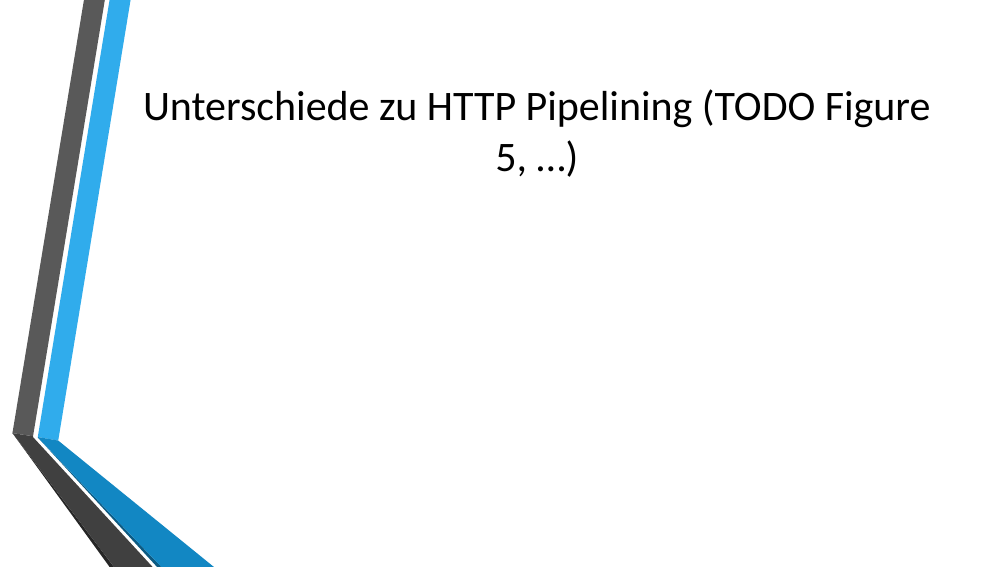
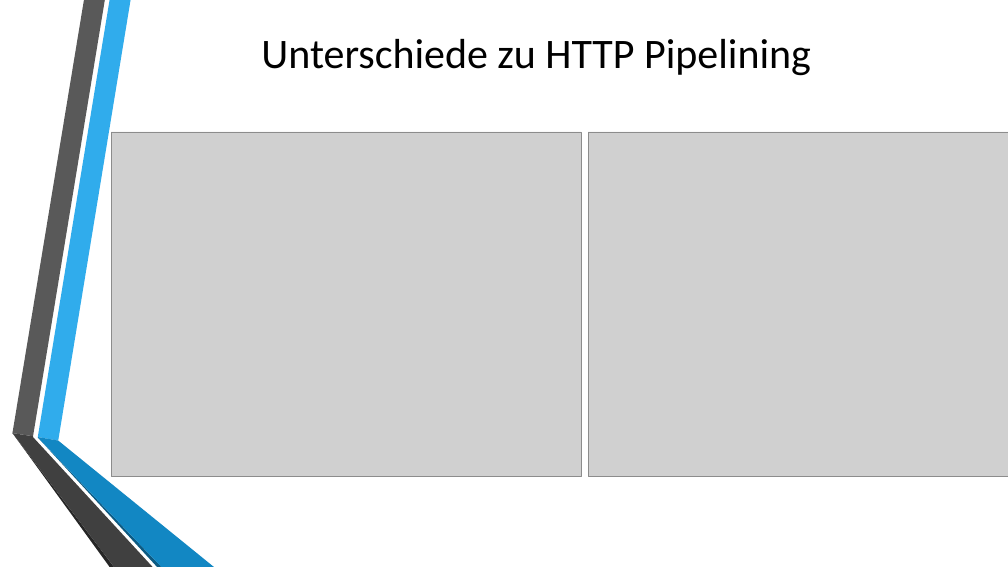
Before and after one commit to autarchprinceps/Reactive-Load-Generator, a slide deck: slide 9 of research/Präsentation.pptx. Drawn at 1008x567 pixels with LibreOffice and Linux fonts; fonts in the diff are those of the drawing; grey boxes stand for pictures; background and template pictures are left out. Boxes give left, top, right and bottom in pixels: in the first picture for what was removed or moved away, otherwise in the second. Text is boxed around its words. In the diff, an @@ line names an element or a change of style, - is before the commit and + after.

```diff
--- a/research/Präsentation.pptx
+++ b/research/Präsentation.pptx
@@ title at (261, 39, 811, 76): text changed @@
-Unterschiede zu HTTP Pipelining (TODO Figure 5, …)
+Unterschiede zu HTTP Pipelining
@@ picture added at (111, 132, 582, 477) @@
@@ picture added at (588, 132, 1008, 477) @@
```
Also in this commit, not shown: 7 other slides changed, 1 slide added, 1 other file.
